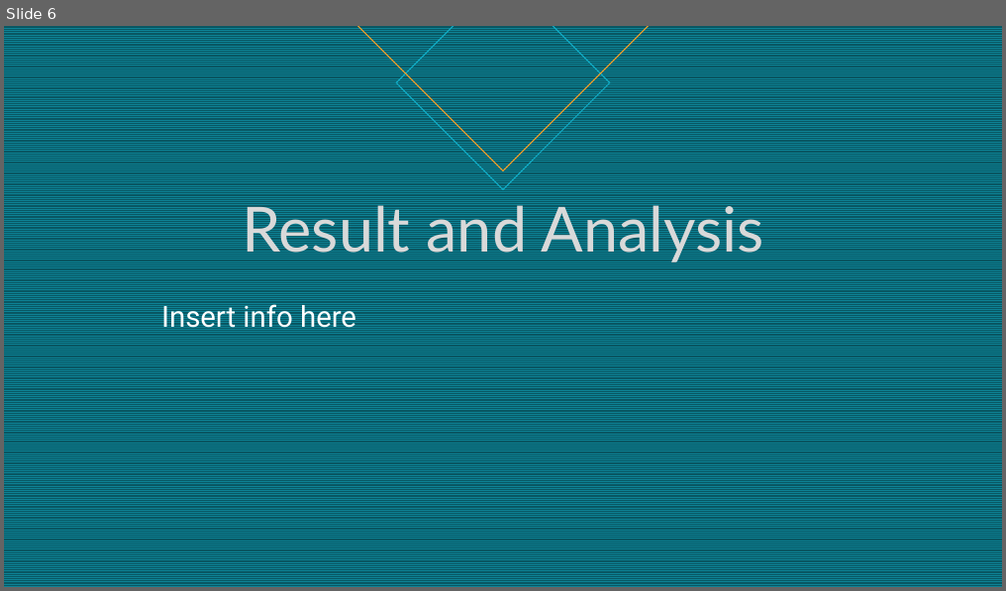
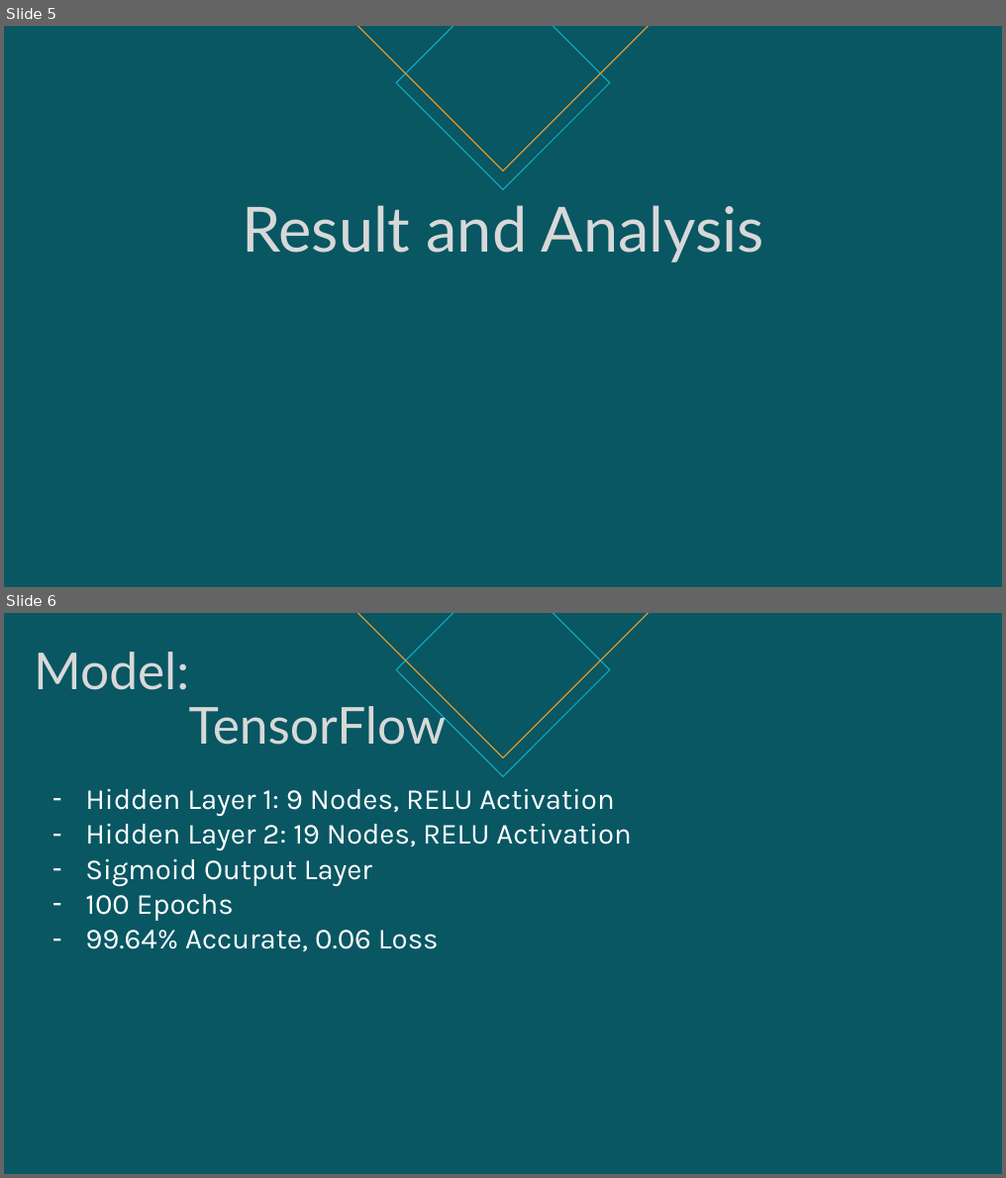
Before and after one commit to rtatat/bank-customer-churn, a slide deck: Bank Customer Churn Analysis.pptx. Shown one above the other, each under a label of ours: slide 6 before the commit, slides 5 and 6 after it. The pictures are 1006x591 and 1006x1178 pixels, drawn with LibreOffice and Linux fonts; fonts in the diff are those of the drawing. Boxes give left, top, right and bottom in pixels: in the first picture for what was removed or moved away, otherwise in the second. Text is boxed around its words. In the diff, an @@ line names an element or a change of style, - is before the commit and + after.

```diff
--- a/Bank Customer Churn Analysis.pptx
+++ b/Bank Customer Churn Analysis.pptx
@@ slide 6 added at bbox=[4, 613, 1002, 1174], background #085763 @@
@@ diamond added at bbox=[358, 613, 648, 758], outline #F59F26 1 pt @@
@@ diamond added at bbox=[396, 613, 610, 776], outline #11AEC7 1 pt @@
@@ title added at bbox=[34, 652, 447, 745], 49 pt, text #D8D8D8 @@
+Model:
+TensorFlow
@@ text added at bbox=[85, 788, 631, 952], 28 pt, text #FFFFFF @@
+– Hidden Layer 1: 9 Nodes, RELU Activation
+– Hidden Layer 2: 19 Nodes, RELU Activation
+– Sigmoid Output Layer
+– 100 Epochs
+– 99.64% Accurate, 0.06 Loss
@@ what was slide 6 is now slide 5 @@
@@ slide 5 changed as well @@
@@ background pattern #0D8295 on #085764 to #085763 @@
@@ title "Result and Analysis" at bbox=[242, 205, 763, 263]: text colour #D9D9D9 to #D8D8D8 @@
@@ text removed at bbox=[161, 301, 356, 335] @@
-Insert info here
```
Also in this commit, not shown: 4 other slides changed, 7 other slides added, 4 slides removed.
